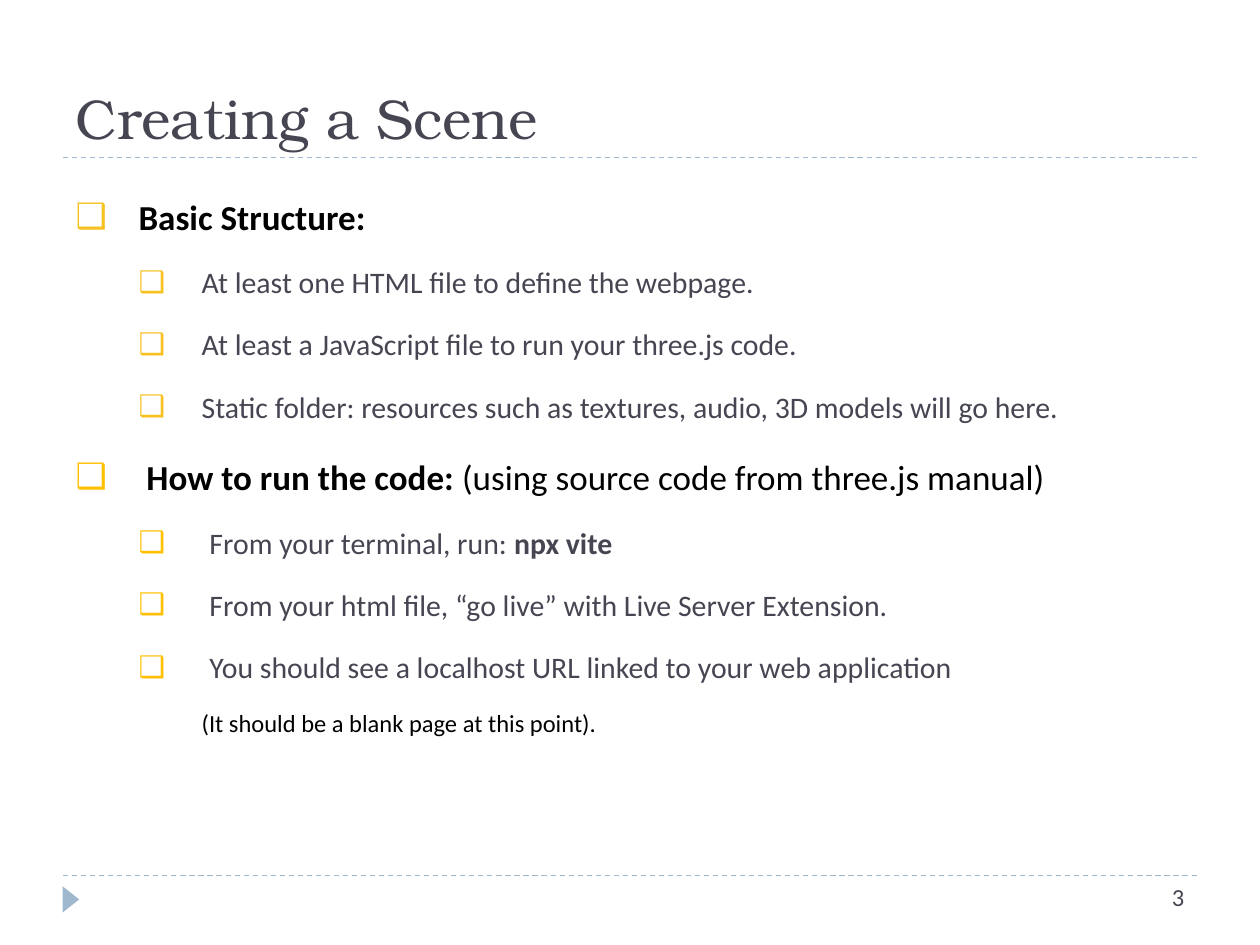
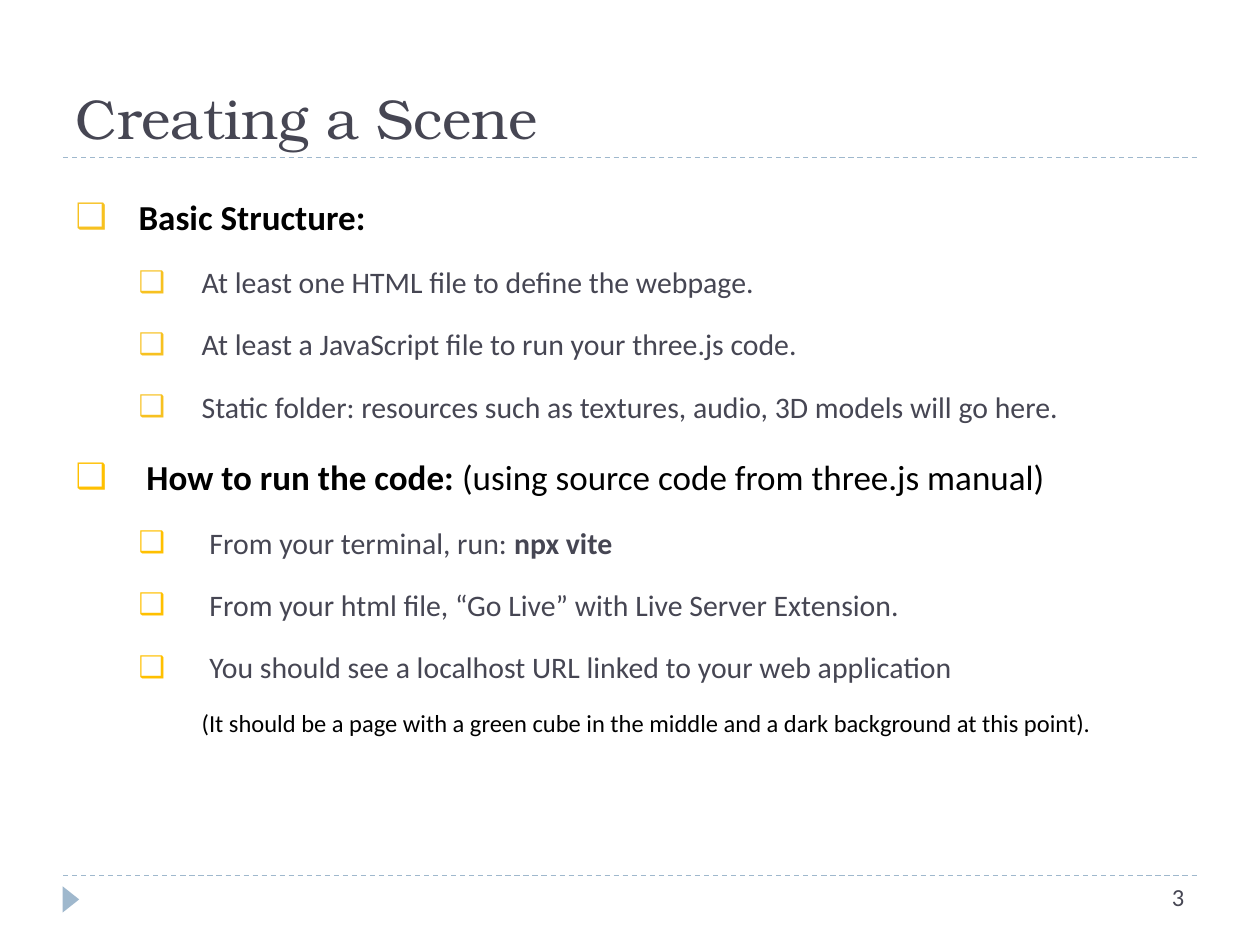
Before and after one commit to nmk-k66-uet/ThreeJS-Practice, a slide deck: slide 5 of Slides/Lec1 - Scene & Primitives.pptx. Drawn at 1260x945 pixels with LibreOffice and Linux fonts; fonts in the diff are those of the drawing. Boxes give left, top, right and bottom in pixels: in the first picture for what was removed or moved away, otherwise in the second. Text is boxed around its words. In the diff, an @@ line names an element or a change of style, - is before the commit and + after.

```diff
--- a/Slides/Lec1 - Scene & Primitives.pptx
+++ b/Slides/Lec1 - Scene & Primitives.pptx
@@ text at (209, 595, 899, 621): text changed @@
-  ❑ From your html file, “go live” with Live Server Extension.
+  ❑ From your html file, “Go Live” with Live Server Extension.
@@ text at (202, 714, 1090, 737): text changed @@
-    (It should be a blank page at this point).
+    (It should be a page with a green cube in the middle and a dark background at this point).
```
Also in this commit, not shown: 3 other slides changed.
